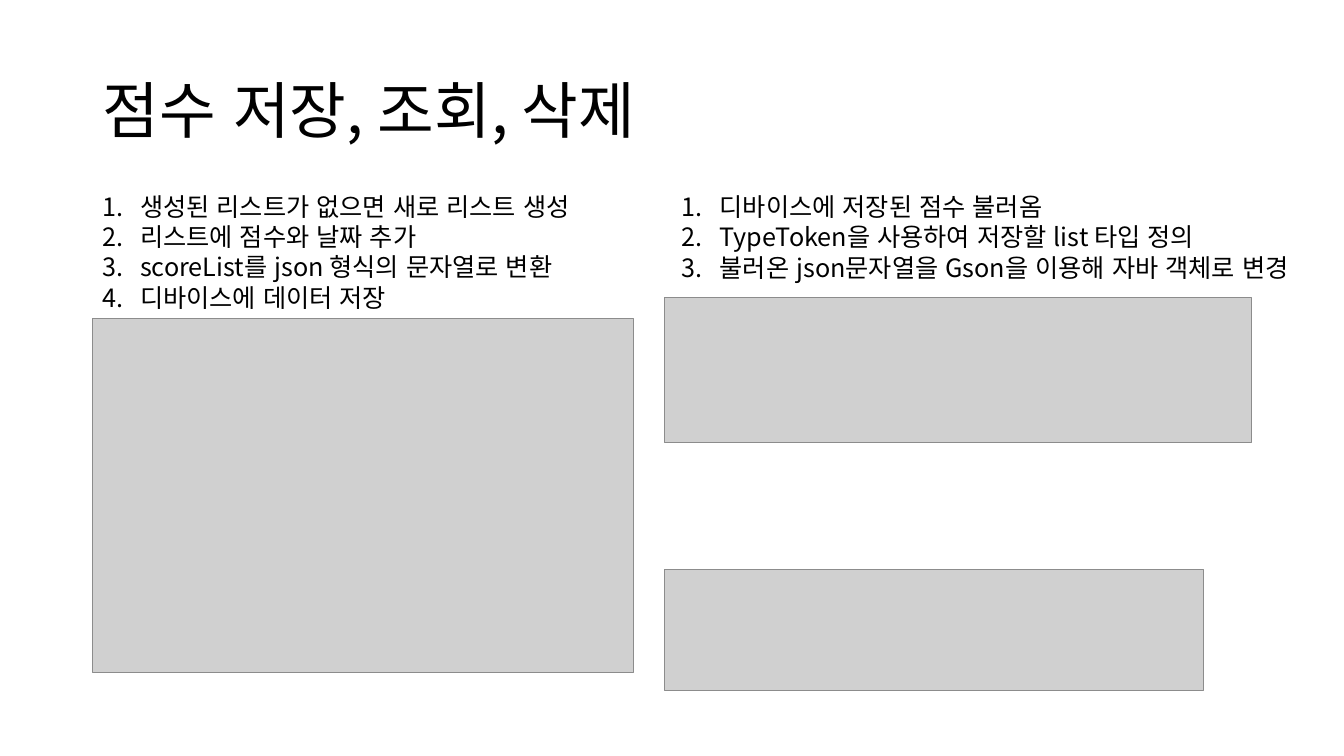
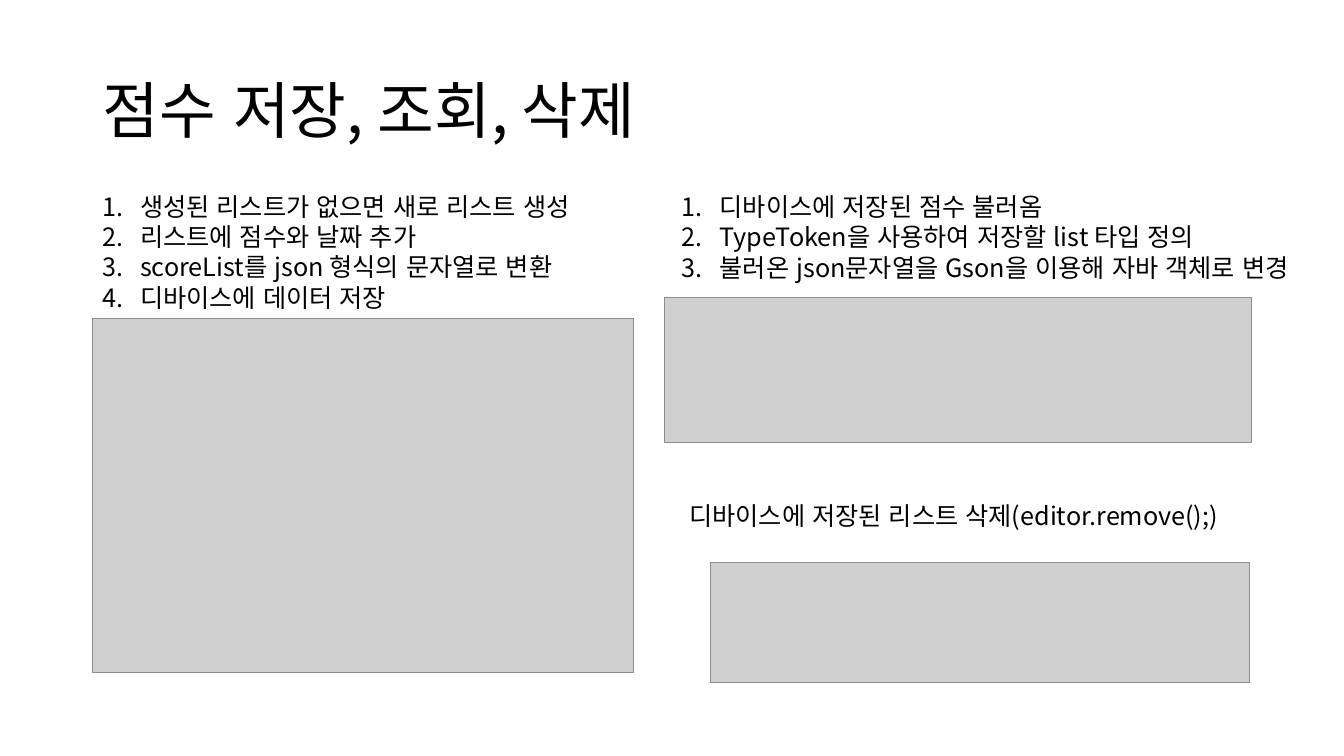
Before and after one commit to jun880381/Android, a slide deck: slide 10 of 안드로이드 프로젝트.pptx. Drawn at 1344x756 pixels with LibreOffice and Linux fonts; fonts in the diff are those of the drawing; grey boxes stand for pictures. Boxes give left, top, right and bottom in pixels: in the first picture for what was removed or moved away, otherwise in the second. Text is boxed around its words. In the diff, an @@ line names an element or a change of style, - is before the commit and + after.

```diff
--- a/안드로이드 프로젝트.pptx
+++ b/안드로이드 프로젝트.pptx
@@ text added at box(689, 504, 1218, 530), 18 pt, text #000000 @@
+디바이스에 저장된 리스트 삭제(editor.remove();)
@@ picture: place and size @@
-picture at box(664, 570, 1203, 691)
+picture at box(711, 563, 1249, 684)
```
Also in this commit, not shown: 1 other slide changed, 1 slide added.
